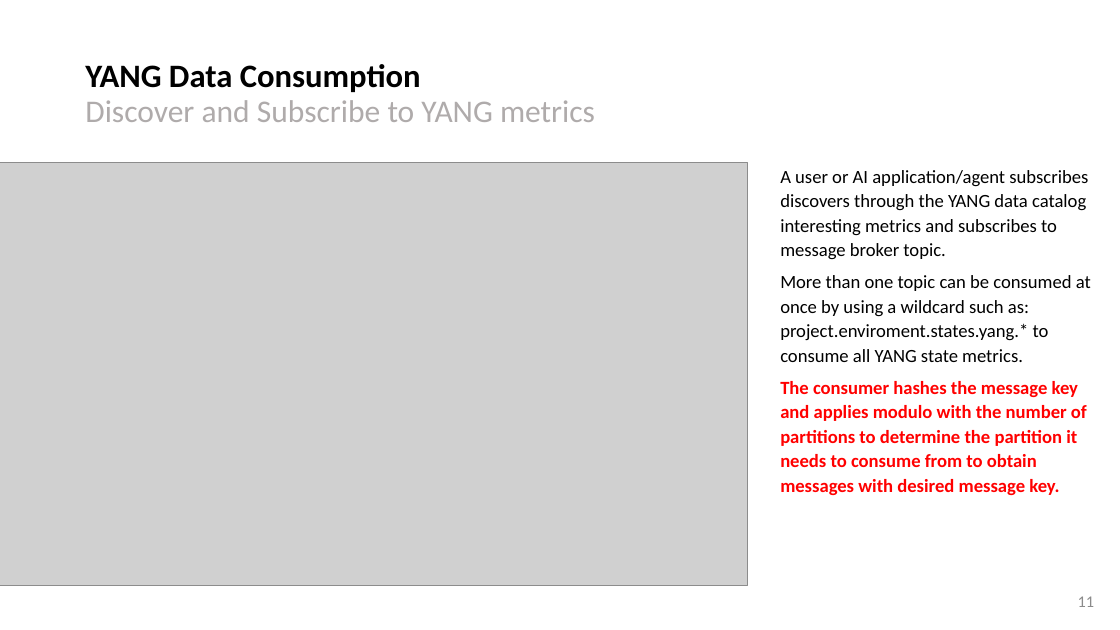
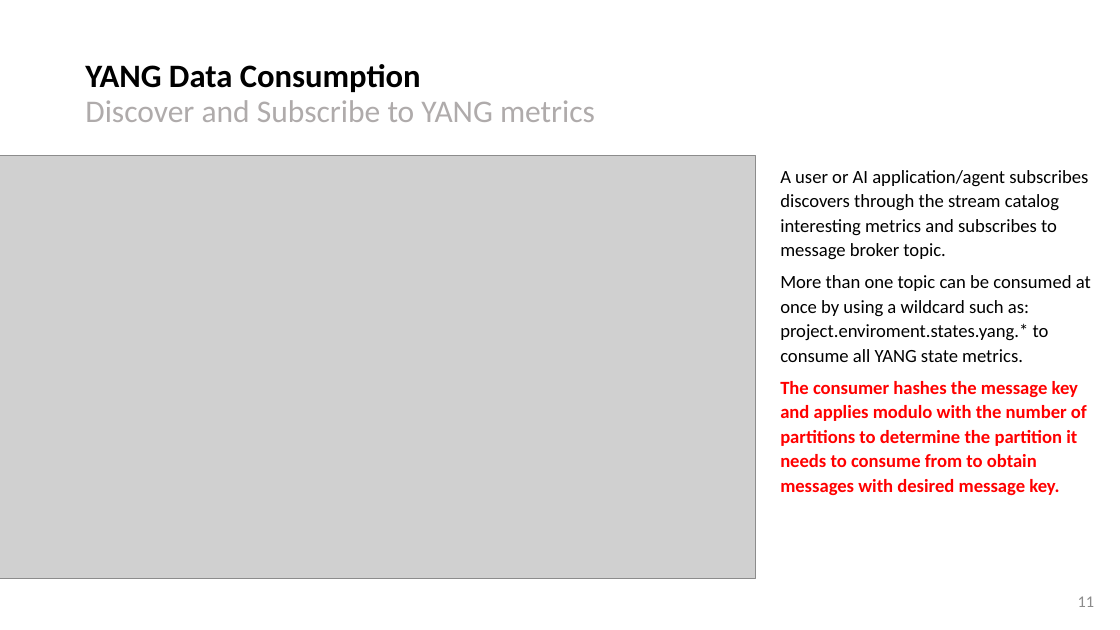
Before and after one commit to network-analytics/ietf-network-analytics-document-status, a slide deck: slide 11 of 124/NMOP/draft-netana-nmop-yang-message-broker-message-key-01.pptx. Drawn at 1120x630 pixels with LibreOffice and Linux fonts; fonts in the diff are those of the drawing; grey boxes stand for pictures. Boxes give left, top, right and bottom in pixels: in the first picture for what was removed or moved away, otherwise in the second. Text is boxed around its words. In the diff, an @@ line names an element or a change of style, - is before the commit and + after.

```diff
--- a/124/NMOP/draft-netana-nmop-yang-message-broker-message-key-01.pptx
+++ b/124/NMOP/draft-netana-nmop-yang-message-broker-message-key-01.pptx
@@ picture: place and size @@
-picture at [0, 162, 748, 586]
+picture at [0, 155, 755, 579]
@@ text at [780, 170, 1088, 259]: text changed @@
-A user or AI application/agent subscribes discovers through the YANG data catalog interesting metrics and subscribes to message broker topic.
+A user or AI application/agent subscribes discovers through the stream catalog interesting metrics and subscribes to message broker topic.
```
Also in this commit, not shown: 4 other slides changed, 2 other files.
